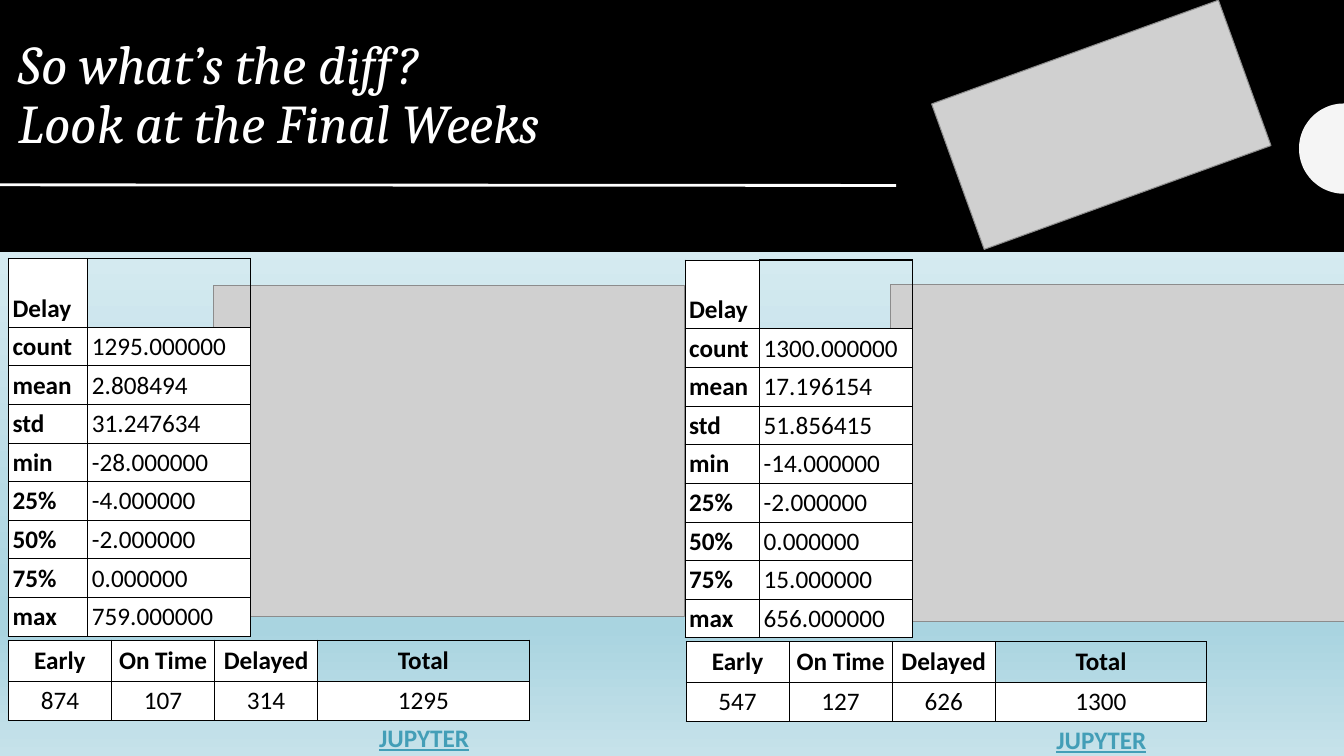
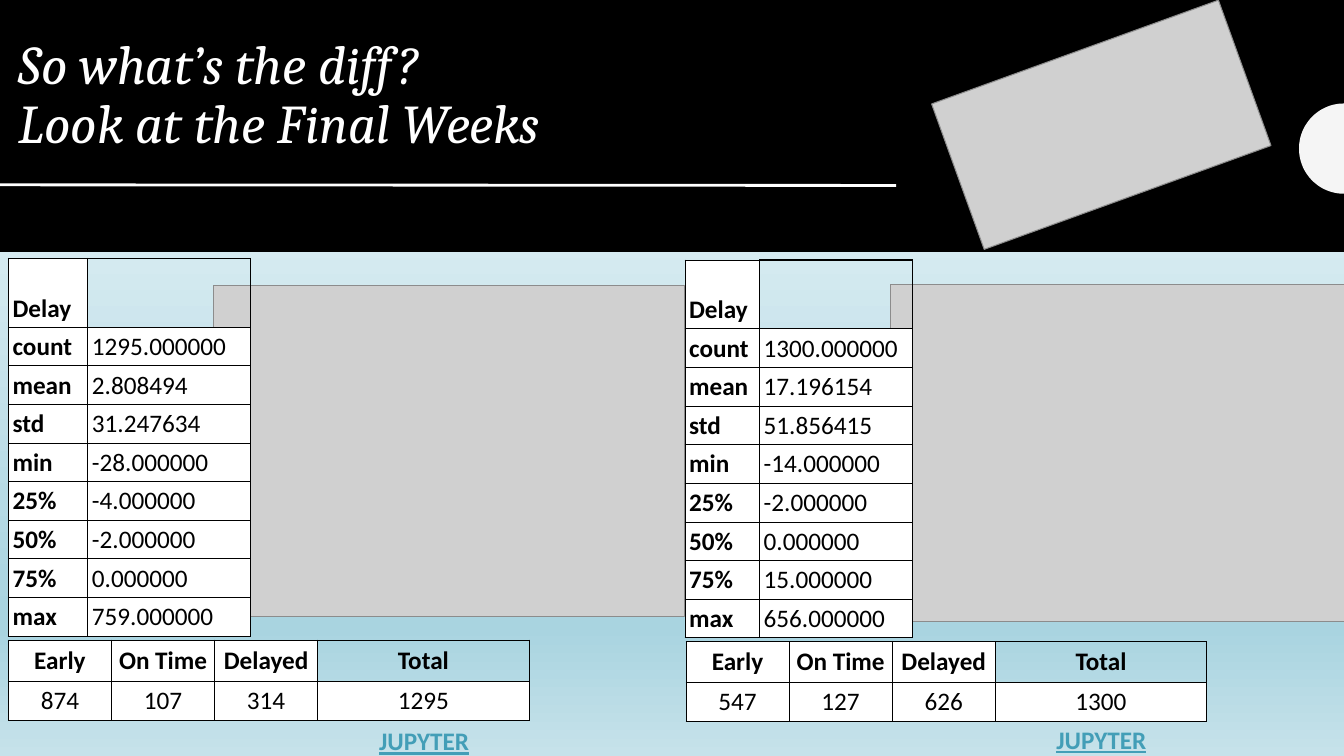
Before and after one commit to leannesevier/BAMF-Project-7, a slide deck: slide 16 of BAMF Presentation.pptx. Drawn at 1344x756 pixels with LibreOffice and Linux fonts; fonts in the diff are those of the drawing; grey boxes stand for pictures. Boxes give left, top, right and bottom in pixels: in the first picture for what was removed or moved away, otherwise in the second. Text is boxed around its words. In the diff, an @@ line names an element or a change of style, - is before the commit and + after.

```diff
--- a/BAMF Presentation.pptx
+++ b/BAMF Presentation.pptx
@@ text "JUPYTER": place and size @@
-text "JUPYTER" at (379, 730, 469, 751)
+text "JUPYTER" at (379, 733, 469, 755)
```
Also in this commit, not shown: 1 slide added.
